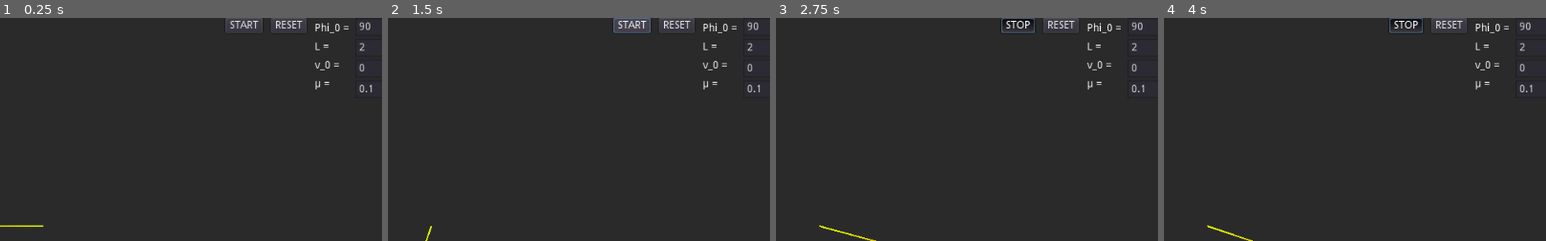
Above: before the commit, frames 1-4 (left to right).
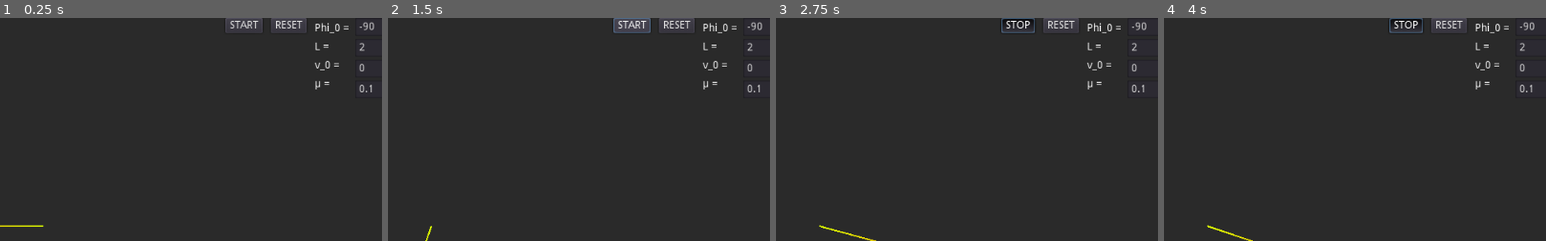
Above: after the commit, the same moments.

Repository: NuclearPhoenixx/Physics-Pendulum
Game: Godot game, scene res://main.tscn
The game is run twice, just before and just after one commit, with the same random seed, the same clock (stepped at 60 frames per second) and the same inputs.
Inputs:
- Up to frame 1 (0.25 s): no input
- Up to frame 2 (1.5 s): click "START" at 0.5 s; click "STOP" at 1.25 s
- Up to frame 3 (2.75 s): click "START" at 2 s
- Up to frame 4 (4 s): click "STOP" at 2.75 s; click "START" at 3.5 s
The pictures show only the part of the screen within x 42-92%, y 0-50%; the shares and areas given below are measured in that part.

The runs differ from the first frame. In frame 1, 0.1% of the frame differs, in the area x 94-98%, y 1-6%; in frame 2, 0.1%; in frame 3, 0.1%, in the area x 93-97%, y 1-6%; in frame 4, 0.1%.

Commit message:
important fixes

Diff:
--- a/gui/set_angle.gd
+++ b/gui/set_angle.gd
@@ -5,7 +5,7 @@
 
 # UPDATE PHI_0 INIT ANGLE VALUE
 func _on_Angle_text_entered(new_text):
-	var a = float(new_text) * PI / 180
+	var a = - float(new_text) * PI / 180
 	pendulum.phi = a
 	pendulum.updatePhi(a)
 
--- a/gui/set_velocity.gd
+++ b/gui/set_velocity.gd
@@ -6,6 +6,6 @@
 # UPDATE v_0 INITIAL VELOCITY
 func _on_Velocity_text_entered(new_text):
 	var a = float(new_text)
-	pendulum.phi_first += - a / pendulum.L
+	pendulum.phi_first = - a / pendulum.L
 
 	main.saveConfig("v_0", a)
--- a/main.gd
+++ b/main.gd
@@ -27,7 +27,7 @@
 	var c = config.get_value(section, "v_0", v_0)
 	var d = config.get_value(section, "gamma", gamma)
 
-	angleSet.text = String(stepify(a * 180 / PI, 0.01))
+	angleSet.text = String(stepify(- a * 180 / PI, 0.01))
 	pendulum.phi = a
 	LengthSet.text = String(b)
 	pendulum.L = b
--- a/main.tscn
+++ b/main.tscn
@@ -182,7 +182,6 @@
 text = "µ = "
 
 [node name="Settings" type="VBoxContainer" parent="CtrlHUD"]
-editor/display_folded = true
 margin_left = 174.0
 margin_right = 232.0
 margin_bottom = 108.0
Not shown, changed: docs/index.pck
